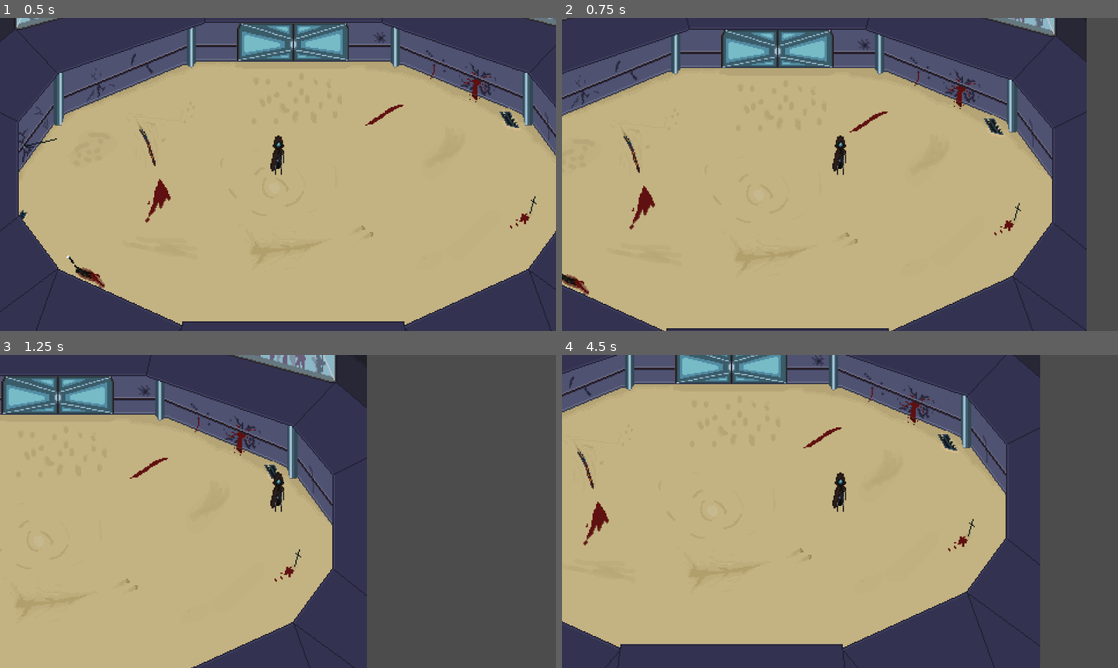
Above: before the commit, frames 1-4 (two rows, left to right).
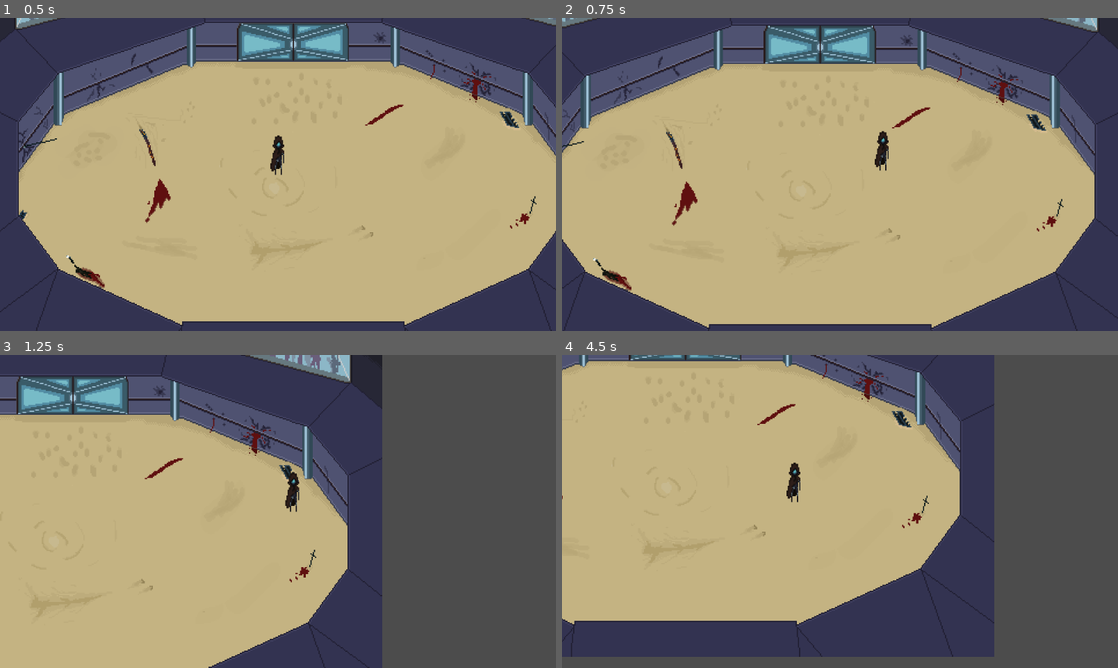
Above: after the commit, the same moments.

Repository: BeaverNotACat/Iudus-Project
Game: Godot game, scene res://World.tscn
The game is run twice, just before and just after one commit, with the same random seed, the same clock (stepped at 60 frames per second) and the same inputs.
Inputs (mouse positions are in pixels of both pictures, inside the frame that each line leads up to):
- Up to frame 1 (0.5 s): no input
- Up to frame 2 (0.75 s): tap Enter at 0.5 s; move the mouse to (962, 158) at 0.52 s; hold D (ui_right) from 0.53 s (still down); tap Space (dash) at 0.6 s
- Up to frame 3 (1.25 s): keep holding D (ui_right)
- Up to frame 4 (4.5 s): move the mouse to (728, 527) at 1.27 s; release D (ui_right) at 1.28 s; hold S (ui_down) 1.28-2.03 s; tap Space (dash) every 0.75 s from 1.35 to 4.35 s; move the mouse to (895, 442) at 2.02 s; hold D (ui_right) 2.03-2.78 s; move the mouse to (812, 574) at 2.77 s; hold W (ui_up) 2.78-3.53 s; move the mouse to (1006, 558) at 3.52 s; hold A (ui_left) from 3.53 s (still down); move the mouse to (673, 464) at 4.27 s

Frame 1 is identical in both runs. In frame 2, 27% of the frame differs, in the area x 0-100%, y 0-100%; in frame 3, 11%; in frame 4, 29%, in the area x 0-86%, y 0-100%.

Commit message:
Расширил get_aim_dir
Добавил определения направления мыши в градусах или единичным вектором по выбору

Diff:
--- a/Character/Character.gd
+++ b/Character/Character.gd
@@ -38,7 +38,7 @@
 			get_action_input(delta)
 	#Дебаг
 	#print(velocity)
-	print(aim_direction)
+	#print(aim_direction)
 	#print(position)
 
 ########################
@@ -50,19 +50,23 @@
 	motion_input = motion_input.normalized()
 	return(motion_input)
 
-#Получаем направление прицеливания в градусах
-func get_aim_direction(_delta):
+#Получаем направление прицеливания
+#Если goal 1, то выводим градусы, иначе единичный вектор
+func get_aim_direction(_delta, goal):
 	var mouse_pos = get_global_mouse_position()
 	aim_direction = global_position.direction_to(mouse_pos)
 	aim_direction = aim_direction.normalized()
-	return(aim_direction)
+	if (goal == 0):
+		return(aim_direction)
+	else:
+		return(aim_direction.angle())
 
 #Меняем состояние и начинаем дейсвие, если соблюдены условия
 func get_action_input(delta):
 	if Input.is_action_just_pressed("dash") && state == MOVE:
 		state = DASH
 		timer.start(DASH_LENGHT)
-		dash_direction = get_aim_direction(delta)
+		dash_direction = get_aim_direction(delta, 0)
 ########################
 
 #Двигнаем спрайт спрайт по физике плюс обрабатываем коллизии
@@ -76,7 +80,7 @@
 
 #Двигаем спрайт со скоростью дэша
 func dash_state():
-	velocity += dash_direction * DASH_SPEED
+	velocity += DASH_SPEED * dash_direction
 	velocity = move_and_slide(velocity)
 
 #Возвращаемся в стандартное состояние, по истечениюю таймера
--- a/World.tscn
+++ b/World.tscn
@@ -64,6 +64,8 @@
 
 [node name="Camera2D" type="Camera2D" parent="Character"]
 current = true
+smoothing_enabled = true
+smoothing_speed = 10.0
 
 [node name="DownerWalls" type="Sprite" parent="."]
 material = SubResource( 3 )
